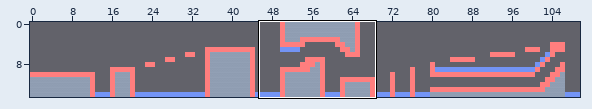
One commit to this Tiled map: Output/Assets/tiles/SnowMap.tmx. Above: a wide view before the commit, with the close-up outlined.
Close-up. Old version:
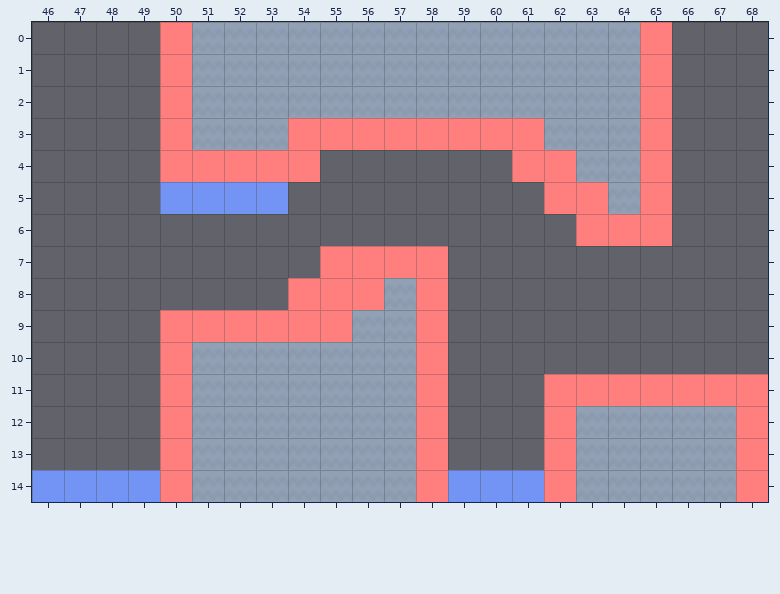
Cells are 70x70 px. Shown: x 46..68, y 0..14.
And afterwards:
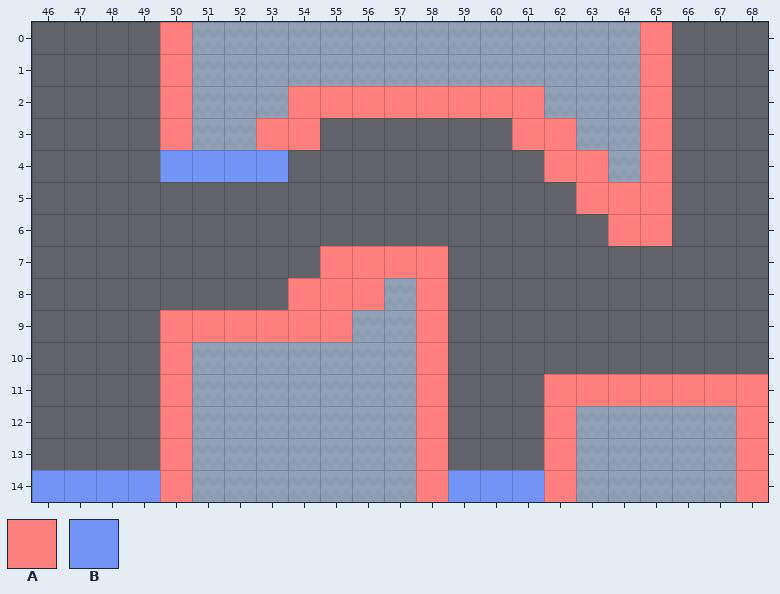
Key: from "Collisions": A 0, B 1.
_ is an empty cell, # one hidden under a higher layer, . an unchanged one.
From old to new:
--- layer "Snow Map"
@@ x 50..63 @@
- 3 .....######...
- 4 ....#......#..
- 5 ####........#.
- 6 .............#
+ 3 .....______...
+ 4 ...._......_..
+ 5 ____........_.
+ 6 ............._
--- layer "Collisions"
@@ x 50..64 @@
- 2 ....________...
- 3 ..._.AAAAAA._..
- 4 AAAAA......A._.
- 5 BBBB........A._
- 6 .............A.
+ 2 ....AAAAAAAA...
+ 3 ...A.______.A..
+ 4 BBBB_......_.A.
+ 5 ____........_.A
+ 6 ............._.
